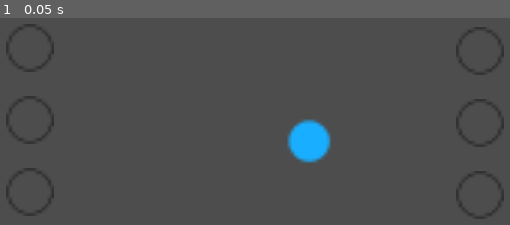
Above: before the commit, frame 1.
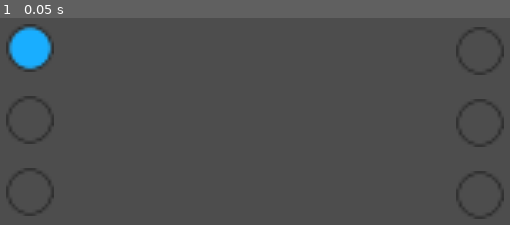
Above: after the commit, the same moment.

Repository: mathew-tran/simple-rpg
Game: Godot game, scene res://Levels/Main.tscn
Two runs of this game, one before a commit and one after it. Both use one fixed random seed, a clock stepped at 60 frames per second and the inputs below.
Inputs:
- Up to frame 1 (0.05 s): no input

The runs differ from the first frame. In frame 1, 2.8% of the frame differs, in the area x 1-65%, y 3-71%.

Commit message:
working on abilits / stats

Diff:
--- a/Levels/Main.tscn
+++ b/Levels/Main.tscn
@@ -1,37 +1,52 @@
-[gd_scene load_steps=3 format=3 uid="uid://5b23g5mdogiq"]
+[gd_scene load_steps=5 format=3 uid="uid://5b23g5mdogiq"]
 
 [ext_resource type="PackedScene" uid="uid://c2a0pl34arhvp" path="res://Prefabs/Unit.tscn" id="1_12i6a"]
+[ext_resource type="Script" path="res://Scripts/CombatManager.gd" id="1_sjsiw"]
+[ext_resource type="Script" path="res://Scripts/Team.gd" id="2_adhku"]
 [ext_resource type="Texture2D" uid="uid://b4djogbobtyhm" path="res://Art/ui/slot.svg" id="2_ulqp0"]
 
 [node name="Node2D" type="Node2D"]
 
-[node name="PlayerTeam" type="Node" parent="."]
+[node name="CombatManager" type="Node" parent="."]
+script = ExtResource("1_sjsiw")
 
-[node name="Unit" parent="PlayerTeam" instance=ExtResource("1_12i6a")]
+[node name="PlayerTeam" type="Node" parent="CombatManager"]
+script = ExtResource("2_adhku")
+
+[node name="Units" type="Node" parent="CombatManager/PlayerTeam"]
+
+[node name="Unit" parent="CombatManager/PlayerTeam/Units" instance=ExtResource("1_12i6a")]
 position = Vector2(138, 106)
 
-[node name="Slot" type="Sprite2D" parent="PlayerTeam"]
+[node name="Slots" type="Node" parent="CombatManager/PlayerTeam"]
+
+[node name="Slot" type="Sprite2D" parent="CombatManager/PlayerTeam/Slots"]
 position = Vector2(45, 75)
 texture = ExtResource("2_ulqp0")
 
-[node name="Slot2" type="Sprite2D" parent="PlayerTeam"]
+[node name="Slot2" type="Sprite2D" parent="CombatManager/PlayerTeam/Slots"]
 position = Vector2(45, 99)
 texture = ExtResource("2_ulqp0")
 
-[node name="Slot3" type="Sprite2D" parent="PlayerTeam"]
+[node name="Slot3" type="Sprite2D" parent="CombatManager/PlayerTeam/Slots"]
 position = Vector2(45, 123)
 texture = ExtResource("2_ulqp0")
 
-[node name="EnemyTeam" type="Node" parent="."]
+[node name="EnemyTeam" type="Node" parent="CombatManager"]
+script = ExtResource("2_adhku")
 
-[node name="Slot" type="Sprite2D" parent="EnemyTeam"]
+[node name="Units" type="Node" parent="CombatManager/EnemyTeam"]
+
+[node name="Slots" type="Node" parent="CombatManager/EnemyTeam"]
+
+[node name="Slot" type="Sprite2D" parent="CombatManager/EnemyTeam/Slots"]
 position = Vector2(195, 76)
 texture = ExtResource("2_ulqp0")
 
-[node name="Slot2" type="Sprite2D" parent="EnemyTeam"]
+[node name="Slot2" type="Sprite2D" parent="CombatManager/EnemyTeam/Slots"]
 position = Vector2(195, 100)
 texture = ExtResource("2_ulqp0")
 
-[node name="Slot3" type="Sprite2D" parent="EnemyTeam"]
+[node name="Slot3" type="Sprite2D" parent="CombatManager/EnemyTeam/Slots"]
 position = Vector2(195, 124)
 texture = ExtResource("2_ulqp0")
--- a/Prefabs/Unit.tscn
+++ b/Prefabs/Unit.tscn
@@ -1,8 +1,10 @@
-[gd_scene load_steps=4 format=3 uid="uid://c2a0pl34arhvp"]
+[gd_scene load_steps=6 format=3 uid="uid://c2a0pl34arhvp"]
 
 [ext_resource type="Script" path="res://Scripts/Unit.gd" id="1_5xsb0"]
 [ext_resource type="Script" path="res://Scripts/Components/HealthComponent.gd" id="2_b3cma"]
 [ext_resource type="Texture2D" uid="uid://j44rbw61nmsj" path="res://Art/Classes/squire.svg" id="3_83xu8"]
+[ext_resource type="Script" path="res://Scripts/Components/StatComponent.gd" id="3_kiswt"]
+[ext_resource type="Script" path="res://Scripts/Abilities/BaseAbility.gd" id="5_ep5kl"]
 
 [node name="Unit" type="Node2D"]
 script = ExtResource("1_5xsb0")
@@ -10,5 +12,13 @@
 [node name="Health" type="Node" parent="."]
 script = ExtResource("2_b3cma")
 
+[node name="Stat" type="Node" parent="."]
+script = ExtResource("3_kiswt")
+
 [node name="Sprite2D" type="Sprite2D" parent="."]
 texture = ExtResource("3_83xu8")
+
+[node name="Abilities" type="Node" parent="."]
+
+[node name="Abil" type="Node" parent="Abilities"]
+script = ExtResource("5_ep5kl")
--- /dev/null
+++ b/Scripts/Abilities/AttackAbility.gd
@@ -0,0 +1,3 @@
+extends BaseAbility
+
+func DoAbility():
--- /dev/null
+++ b/Scripts/Abilities/BaseAbility.gd
@@ -0,0 +1,29 @@
+extends Node
+
+class_name BaseAbility
+
+enum TYPE {
+	OFFENSIVE,
+	DEFENSIVE
+}
+
+enum TARGET {
+	SELF,
+	SINGLE_ALLY,
+	ALL_ALLY,
+	SINGLE_ENEMY,
+	ALL_ENEMY
+}
+
+@export var Type : TYPE
+@export var Target : TARGET
+@export var Description = "Describe ability"
+var TargetUnit
+
+var OwningUnit
+
+func _ready():
+	OwningUnit = get_parent().get_parent()
+
+func DoAbility():
+	pass
--- /dev/null
+++ b/Scripts/CombatManager.gd
@@ -0,0 +1,13 @@
+extends Node
+
+var UnitQueue
+
+@onready var PlayerTeam = $PlayerTeam
+@onready var EnemyTeam = $EnemyTeam
+
+func _ready():
+	Setup()
+
+func Setup():
+	PlayerTeam.Setup()
+	EnemyTeam.Setup()
--- /dev/null
+++ b/Scripts/Components/AbilitiesComponent.gd
@@ -0,0 +1,11 @@
+extends Node
+
+
+# Called when the node enters the scene tree for the first time.
+func _ready():
+	pass # Replace with function body.
+
+
+# Called every frame. 'delta' is the elapsed time since the previous frame.
+func _process(delta):
+	pass
--- /dev/null
+++ b/Scripts/Components/StatComponent.gd
@@ -0,0 +1,9 @@
+extends Node
+
+@export var Speed = 10
+@export var Strength = 10
+@export var Critical = 2
+@export var Intelligence = 10
+@export var Dexterity = 10
+@export var Armor = 5
+@export var Accuracy = 70
--- /dev/null
+++ b/Scripts/Team.gd
@@ -0,0 +1,8 @@
+extends Node
+
+@onready var Units = $Units
+@onready var Slots = $Slots
+
+func Setup():
+	for x in range(0, Units.get_child_count()):
+		Units.get_child(x).global_position = Slots.get_child(x).global_position
--- a/Scripts/Unit.gd
+++ b/Scripts/Unit.gd
@@ -1,3 +1,14 @@
 extends Node
 
 @onready var HealthComponent = $Health
+@onready var StatComponent = $Stat
+@onready var Abilities = $Abilities
+
+var AbilityTimer
+
+func _ready():
+	AbilityTimer = Timer.new()
+	AbilityTimer.autostart = true
+	AbilityTimer.one_shot = false
+
+	add_child(AbilityTimer)
